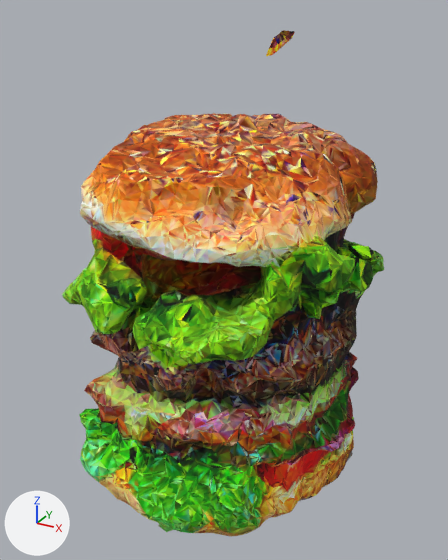
The glTF model assets/mesh/large_hamburger-depth.glb, before and after one commit.
Both versions are drawn from a camera (50 mm lens) standing at (0.521, -0.95, 0.51) and looking at (-0.022, 0.037, 0.016). The lights are fixed; the arrows at lower left show +X, +Y and +Z. The older version comes first. Vertices at exactly the same position are counted once.

In view in the first picture: 'extracted_mesh'.
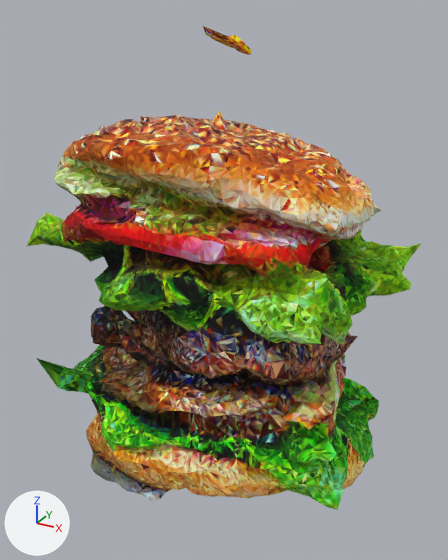
The change, as a diff of the scene's bpy script:
```diff
--- a/assets/mesh/large_hamburger-depth.glb.py
+++ b/assets/mesh/large_hamburger-depth.glb.py
@@ me_extracted_mesh @@
 # used by ob_extracted_mesh; location = (0.0, 0.0, 0.0); rotation_euler = (0.0, 0.0, -1.571), in degrees (0, 0, -90)
-me_extracted_mesh.from_pydata(...)  # 11385 vertices, 22730 faces; spans x -0.363..0.306, y -0.253..0.287, z -0.46..0.476
+me_extracted_mesh.from_pydata(...)  # 11385 vertices, 22730 faces; spans x -0.389..0.324, y -0.251..0.292, z -0.458..0.481
+# me_extracted_mesh part 1: 11375 of 11385 vertices moved; they spanned x -0.363..0.306, y -0.253..0.287, z -0.46..0.476 and now span x -0.389..0.324, y -0.251..0.292, z -0.458..0.481; mean shift (0.0, 0.0, 0.0); largest move (-0.303, -0.155, -0.202) -> (-0.333, -0.182, -0.137)
 me_extracted_mesh.materials.append(mat_mesh)
@@ ob_extracted_mesh @@
 ob_extracted_mesh.location = (0.0, 0.0, 0.0)
-ob_extracted_mesh.rotation_euler = (0.0, 0.0, -1.571)  # degrees (0, 0, -90)
```

What differs and where, as boxes [x1, y1, x2, y2] in the pictures (448 x 560 px):
'extracted_mesh', reshaped, turned: before [62, 30, 384, 536]; after [27, 26, 421, 510]
